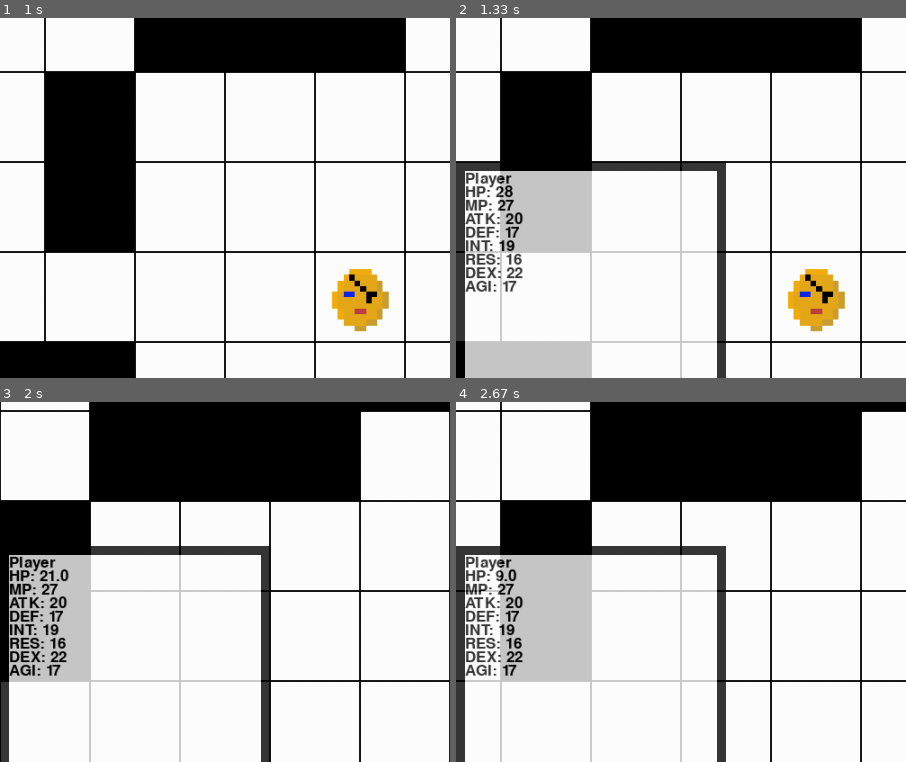
Above: before the commit, frames 1-4 (two rows, left to right).
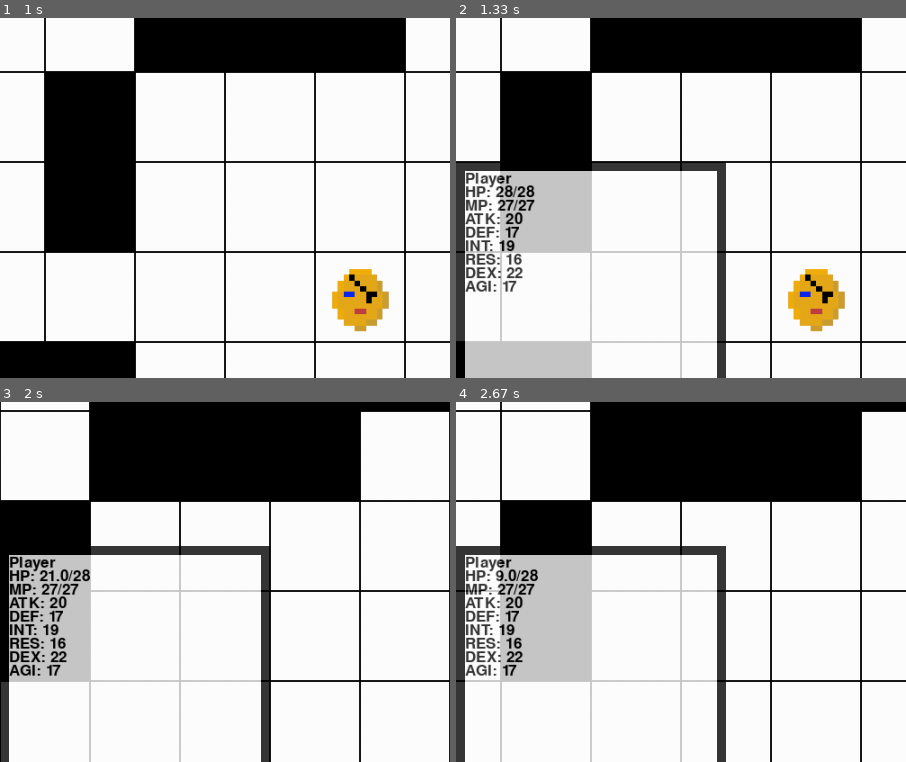
Above: after the commit, the same moments.

Repository: B3NJP/FinalSDDProject
Game: pygame game, started from main.py
The game is run twice, just before and just after one commit, with the same random seed, the same clock (stepped at 60 frames per second) and the same inputs.
Inputs:
- Up to frame 1 (1 s): tap W at 0.33 s; hold Right from 0.67 s (still down); hold D from 0.67 s (still down)
- Up to frame 2 (1.33 s): release Right at 1.13 s; release D at 1.13 s; tap M at 1.17 s
- Up to frame 3 (2 s): hold Up 1.5-1.8 s; hold W 1.5-1.8 s; hold Right from 1.83 s (still down); hold D from 1.83 s (still down)
- Up to frame 4 (2.67 s): release Right at 2.3 s; release D at 2.3 s; hold Left from 2.33 s (still down); hold A from 2.33 s (still down)
The pictures show only the part of the screen within x 0-50%, y 30-80%; the shares and areas given below are measured in that part.

Frame 1 is identical in both runs. In frame 2, 0.2% of the frame differs, in the area x 12-18%, y 46-54%; in frame 3, 0.2%; in frame 4, 0.2%.

Commit message:
Now displays hp vs max hp and mp vs max mp

Diff:
--- a/classes.py
+++ b/classes.py
@@ -20,6 +20,7 @@
         self.alive = alive
         self.script = script
         self.maxHP = stats[0]
+        self.maxMP = stats[1]
 
         if image:
             self.image = pygame.transform.scale(pygame.image.load(image), [100, 100])
--- a/main.py
+++ b/main.py
@@ -355,8 +355,8 @@
         statWindow.fill(white)
         pygame.draw.rect(statWindow, black, [0, 0] + statWindowSize, 10)
         statWindow.blit(font.render(selected.name, True, black), [10, 10])
-        statWindow.blit(font.render('HP: ' + str(selected.HP), True, black), [10, 25])
-        statWindow.blit(font.render('MP: ' + str(selected.MP), True, black), [10, 40])
+        statWindow.blit(font.render('HP: ' + str(selected.HP) + '/' + str(selected.maxHP), True, black), [10, 25])
+        statWindow.blit(font.render('MP: ' + str(selected.MP) + '/' + str(selected.maxMP), True, black), [10, 40])
         statWindow.blit(font.render('ATK: ' + str(selected.ATK), True, black), [10, 55])
         statWindow.blit(font.render('DEF: ' + str(selected.DEF), True, black), [10, 70])
         statWindow.blit(font.render('INT: ' + str(selected.INT), True, black), [10, 85])
